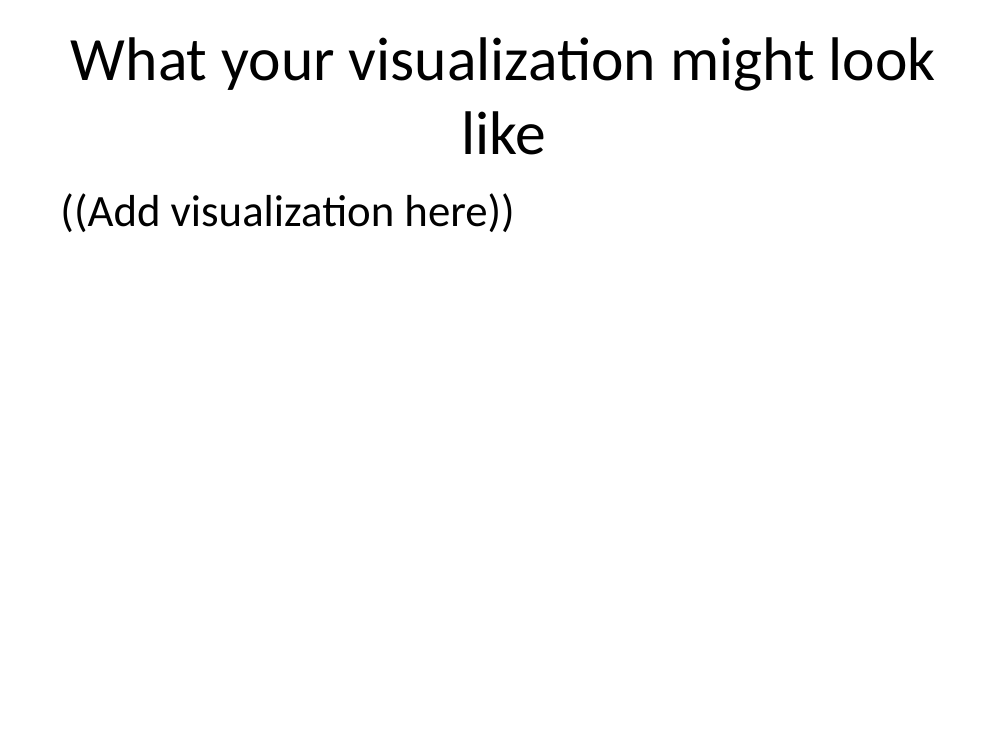
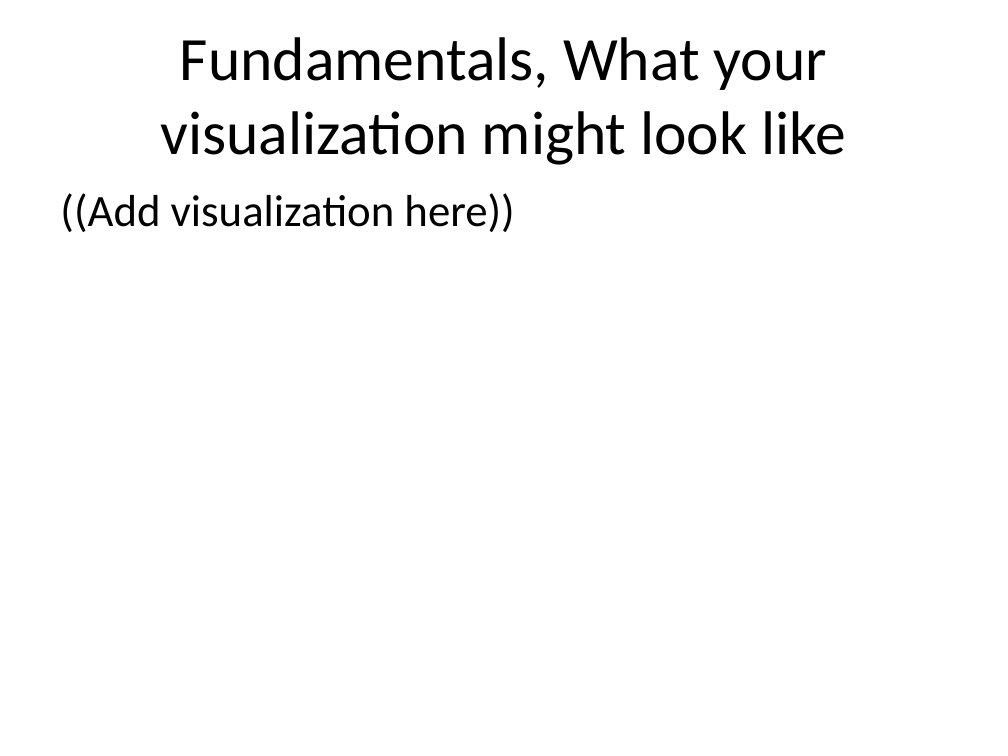
Before and after one commit to pmean/data-visualization, a slide deck: slide 14 of data-viz-03/component/fundamentals.pptx. Drawn at 1008x756 pixels with LibreOffice and Linux fonts; fonts in the diff are those of the drawing. Boxes give left, top, right and bottom in pixels: in the first picture for what was removed or moved away, otherwise in the second. Text is boxed around its words. In the diff, an @@ line names an element or a change of style, - is before the commit and + after.

```diff
--- a/data-viz-03/component/fundamentals.pptx
+++ b/data-viz-03/component/fundamentals.pptx
@@ title at (161,37,846,165): text changed @@
-What your visualization might look like
+Fundamentals, What your visualization might look like
```
Also in this commit, not shown: 16 other slides changed, 3 slides added, 8 other files.
